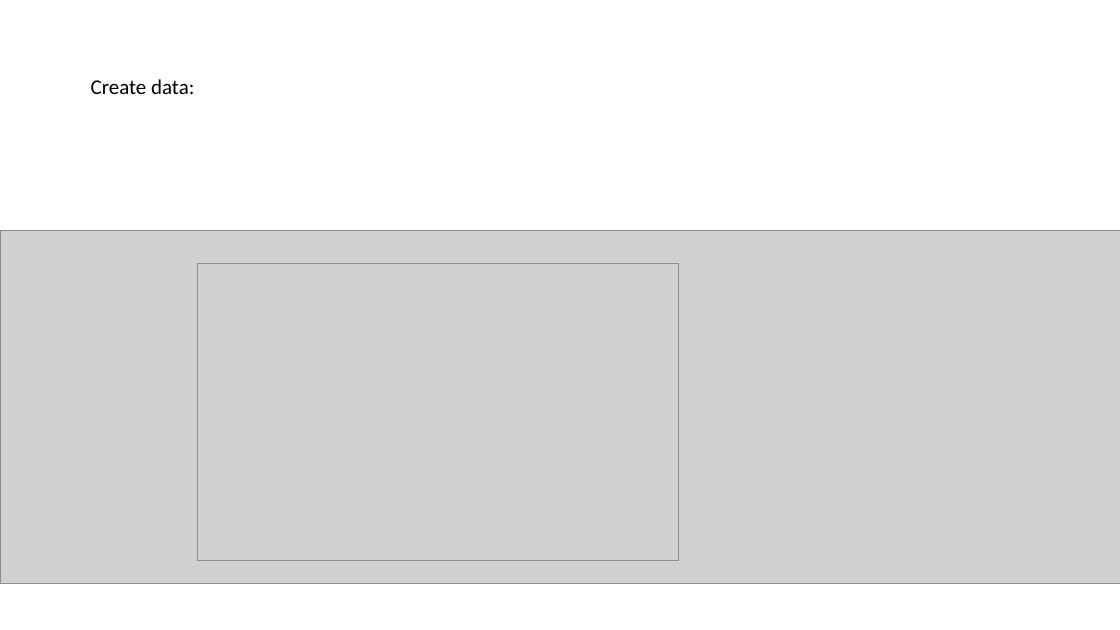
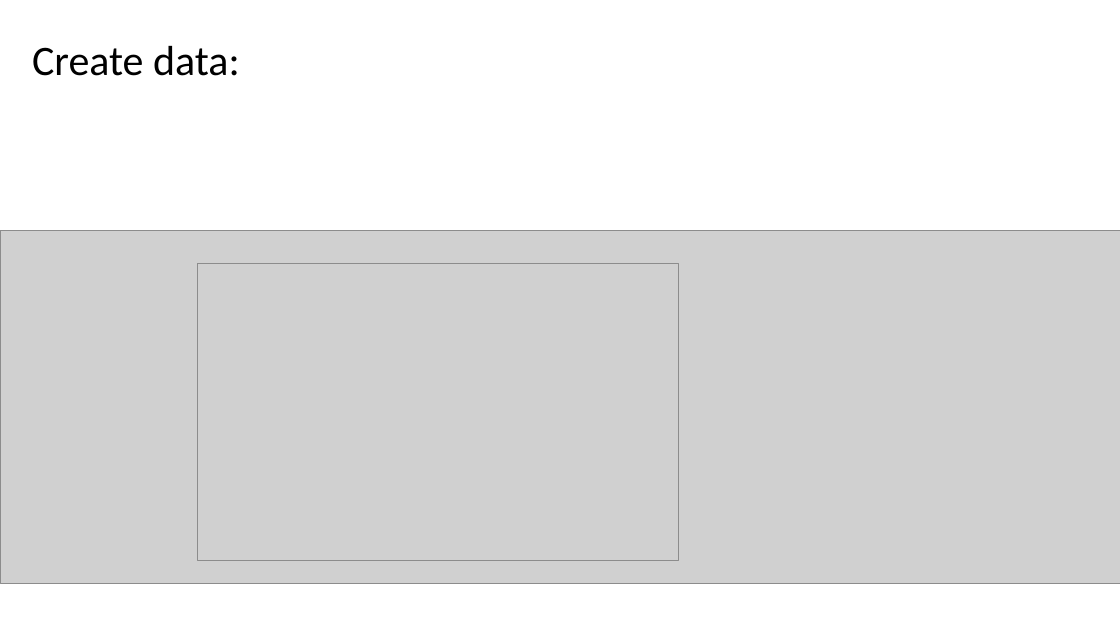
Before and after one commit to engineergrowth/Helpful-Stuff, a slide deck: slide 11 of PRISMA.pptx (slide 9 before the commit). Drawn at 1120x630 pixels with LibreOffice and Linux fonts; fonts in the diff are those of the drawing; grey boxes stand for pictures. Boxes give left, top, right and bottom in pixels: in the first picture for what was removed or moved away, otherwise in the second. Text is boxed around its words. In the diff, an @@ line names an element or a change of style, - is before the commit and + after.

```diff
--- a/PRISMA.pptx
+++ b/PRISMA.pptx
@@ text "Create data:": place and size @@
-text "Create data:" at bbox=[91, 79, 194, 94]
+text "Create data:" at bbox=[32, 46, 240, 76]
@@ text "Create data:" at bbox=[32, 46, 240, 76]: size 18 to 36 pt @@
```
Also in this commit, not shown: 11 other slides changed, 2 slides added.
